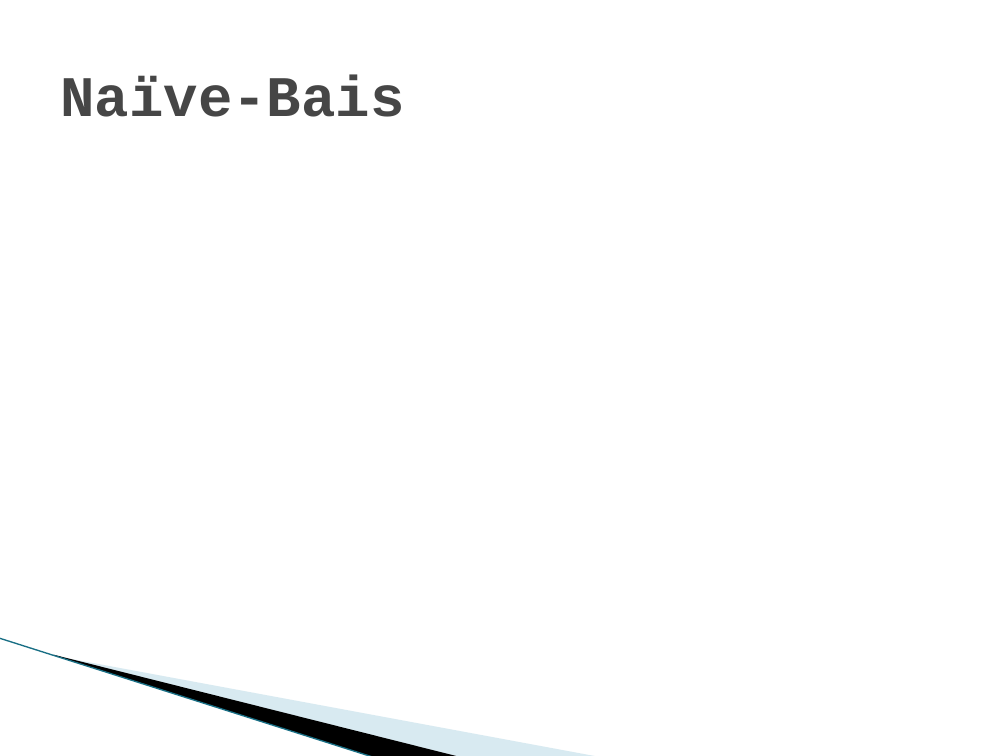
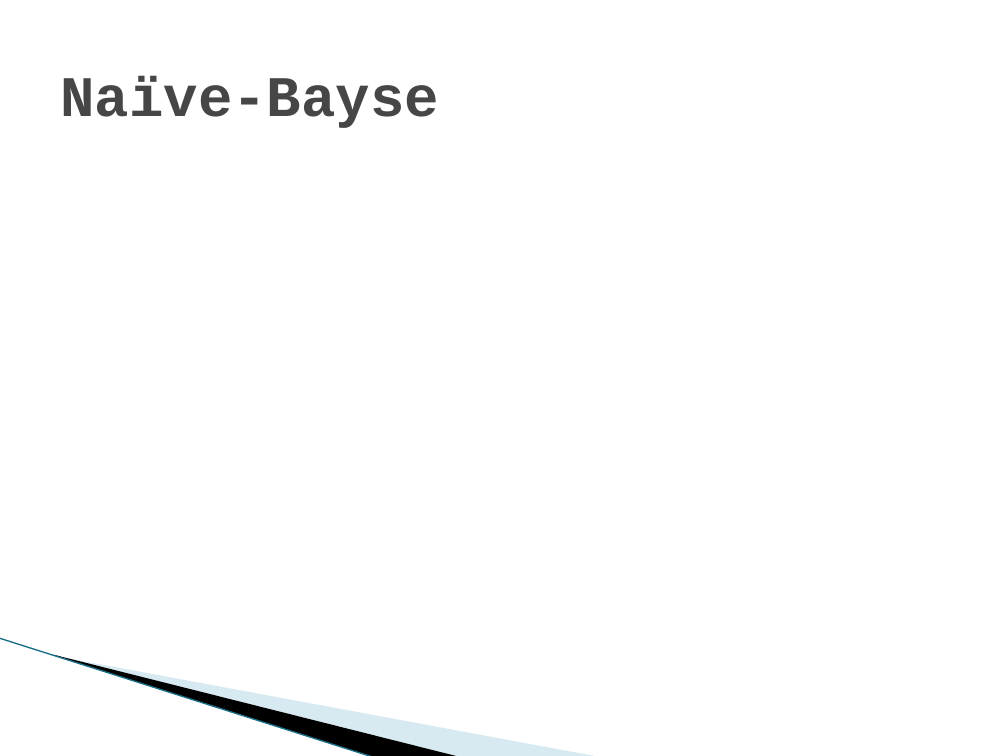
Before and after one commit to DataTex1/CaseStudy2, a slide deck: slide 7 of DDS Attrition Analysis.pptx (slide 5 before the commit). Drawn at 1008x756 pixels with LibreOffice and Linux fonts; fonts in the diff are those of the drawing; background and template pictures are left out. Boxes give left, top, right and bottom in pixels: in the first picture for what was removed or moved away, otherwise in the second. Text is boxed around its words. In the diff, an @@ line names an element or a change of style, - is before the commit and + after.

```diff
--- a/DDS Attrition Analysis.pptx
+++ b/DDS Attrition Analysis.pptx
@@ title at <box>60,75,439,128</box>: text changed @@
-Naïve-Bais
+Naïve-Bayse
```
Also in this commit, not shown: 1 other slide changed, 2 slides added.
